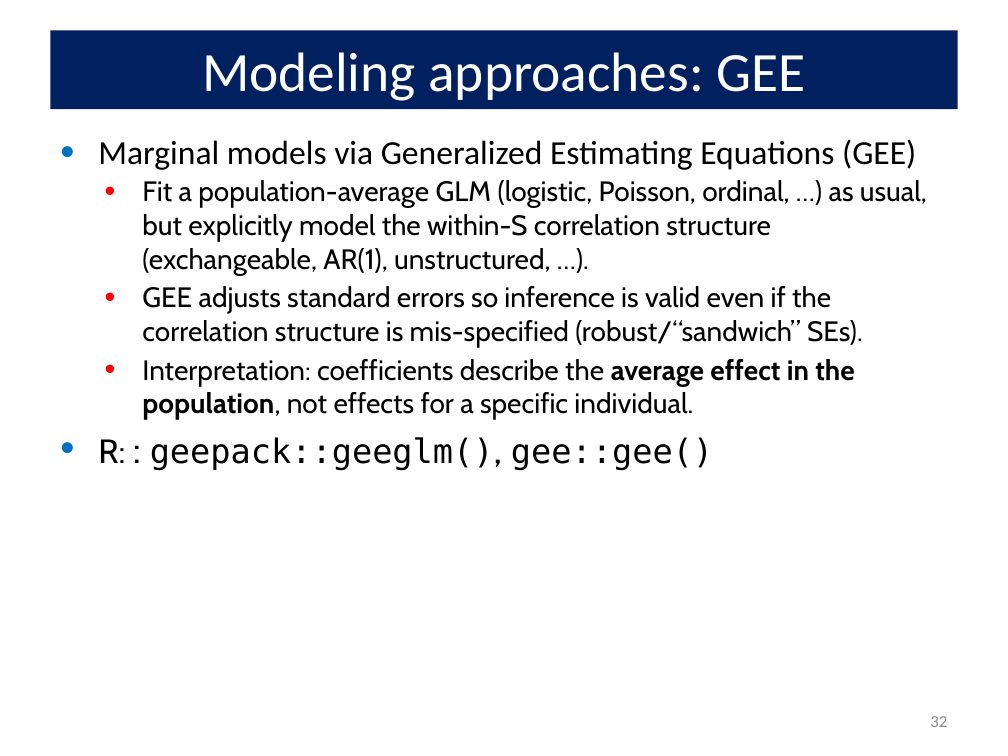
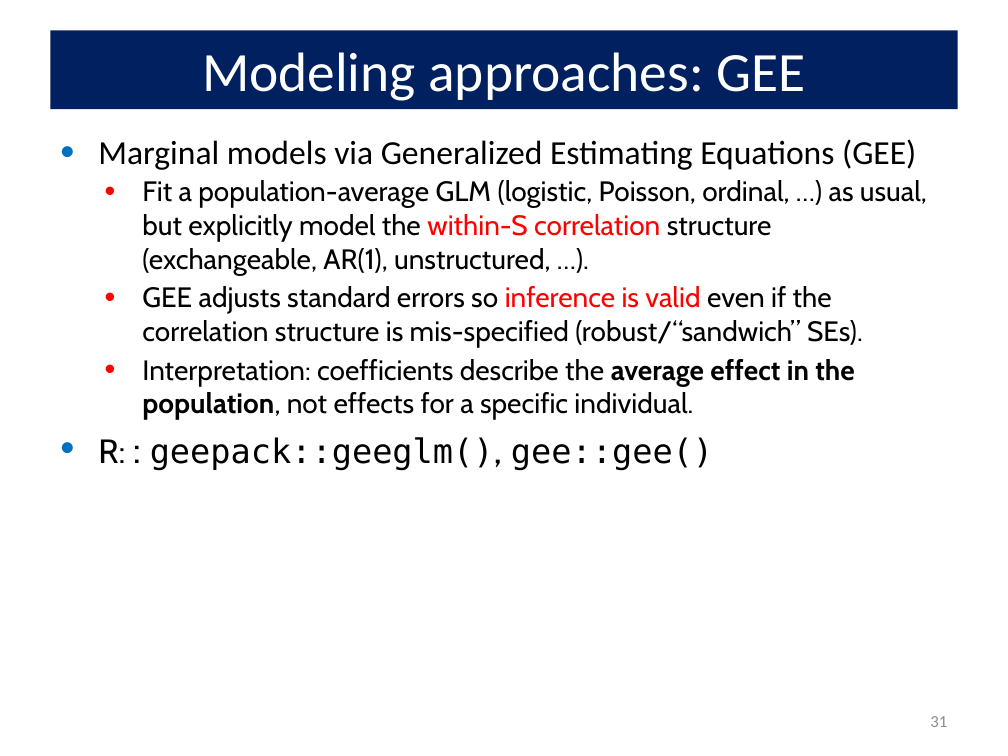
Before and after one commit to friendly/psy6136, a slide deck: slide 31 of docs/lectures/99-Summary.pptx (slide 32 before the commit). Drawn at 1008x756 pixels with LibreOffice and Linux fonts; fonts in the diff are those of the drawing. Boxes give left, top, right and bottom in pixels: in the first picture for what was removed or moved away, otherwise in the second. Text is boxed around its words. In the diff, an @@ line names an element or a change of style, - is before the commit and + after.

```diff
--- a/docs/lectures/99-Summary.pptx
+++ b/docs/lectures/99-Summary.pptx
@@ text at [142, 180, 927, 347]: text colour #000000 to #FF0000 in "within-S correlation", "inference is valid" @@
@@ page number at [930, 716, 947, 727]: text changed @@
-32
+31
```
Also in this commit, not shown: 12 other slides changed, 10 other files.
